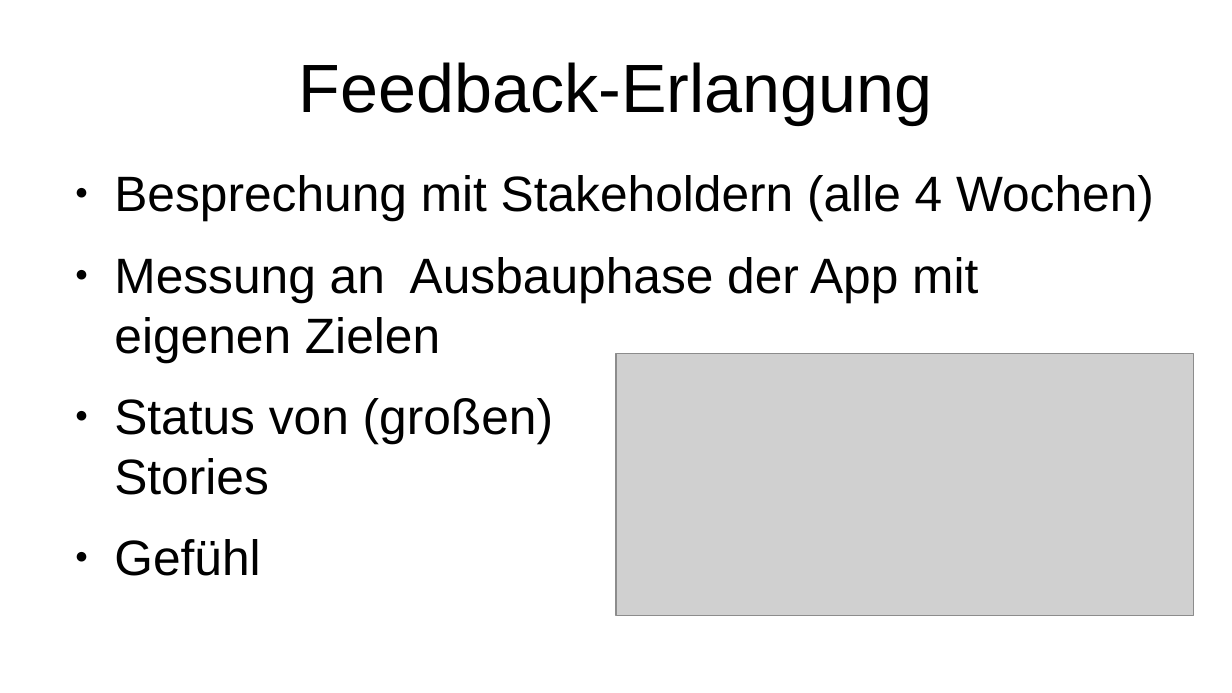
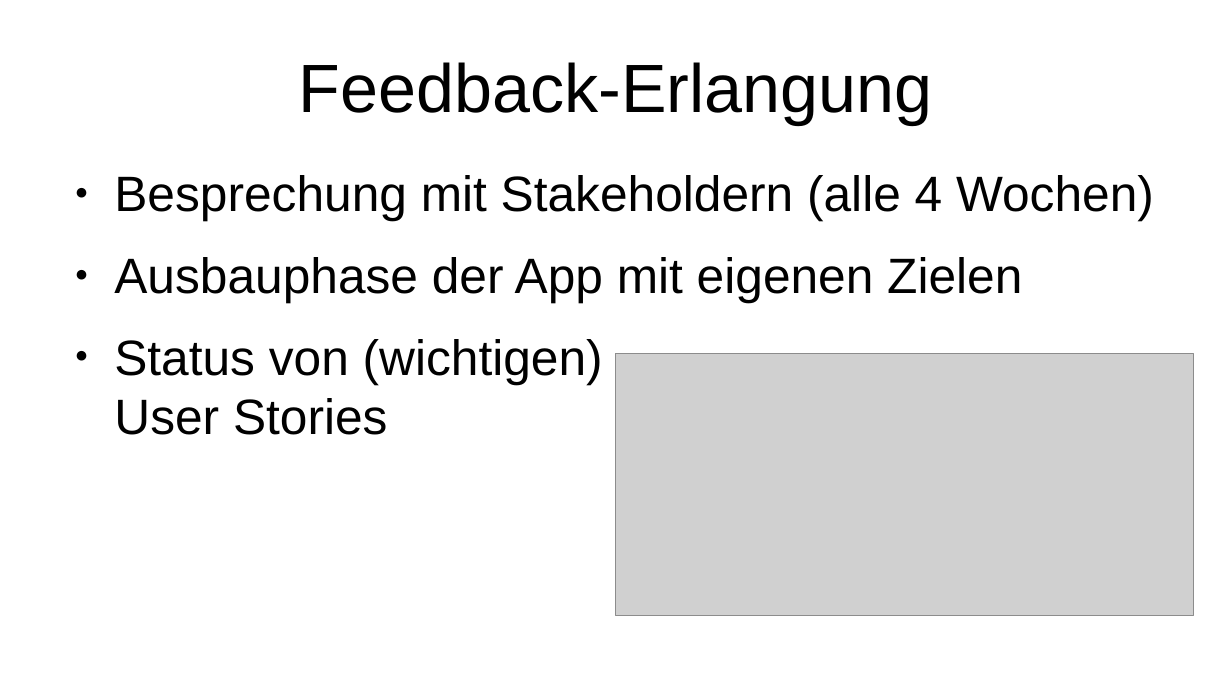
Before and after one commit to Gorg-tech/StudIQ, a slide deck: slide 3 of docs/Praesentation/Fachaustausch_Projektmanagement.pptx. Drawn at 1232x693 pixels with LibreOffice and Linux fonts; fonts in the diff are those of the drawing; grey boxes stand for pictures. Boxes give left, top, right and bottom in pixels: in the first picture for what was removed or moved away, otherwise in the second. Text is boxed around its words. In the diff, an @@ line names an element or a change of style, - is before the commit and + after.

Commit message:
ppp updated

```diff
--- a/docs/Praesentation/Fachaustausch_Projektmanagement.pptx
+++ b/docs/Praesentation/Fachaustausch_Projektmanagement.pptx
@@ text at (114,257,1022,435): text changed @@
-● Messung an Ausbauphase der App mit eigenen Zielen
-● Status von (großen) User Stories
-● Gefühl
+● Ausbauphase der App mit eigenen Zielen
+● Status von (wichtigen) User Stories
```
Also in this commit, not shown: 2 other slides changed.
